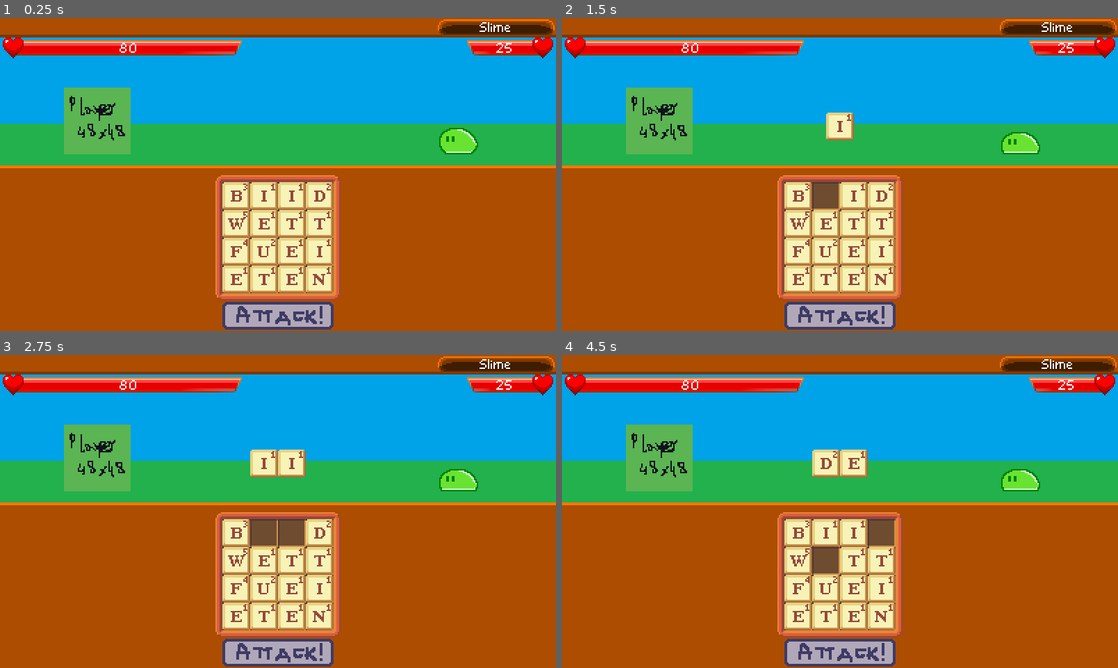
Above: before the commit, frames 1-4 (two rows, left to right).
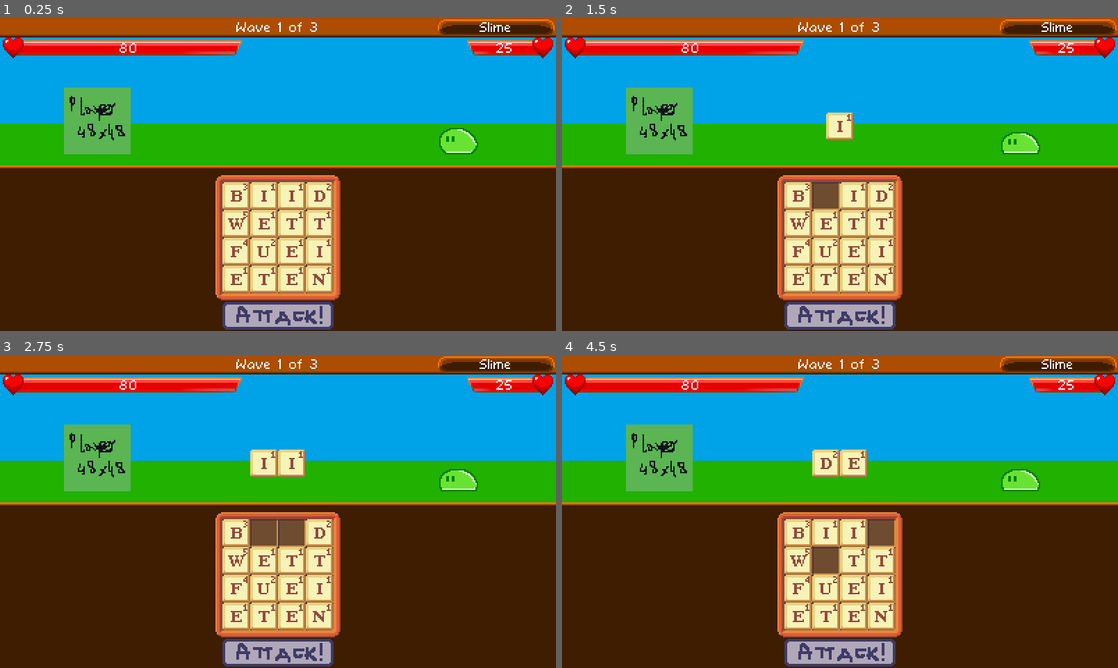
Above: after the commit, the same moments.

Repository: jakubg1/q-stab
Game: Godot game, scene res://scenes/main.tscn
Two runs of this game, one before a commit and one after it. Both use one fixed random seed, a clock stepped at 60 frames per second and the inputs below.
Inputs (mouse positions are in pixels of both pictures, inside the frame that each line leads up to):
- Up to frame 1 (0.25 s): no input
- Up to frame 2 (1.5 s): tap Enter (battle_attack) at 0.5 s; move the mouse to (795, 196) at 0.52 s; hold Enter (battle_attack) 0.53-1.28 s; click (795, 196) at 0.67 s; tap Space at 1.25 s; move the mouse to (828, 196) at 1.27 s; tap Backspace at 1.35 s; click (828, 196) at 1.42 s
- Up to frame 3 (2.75 s): move the mouse to (289, 533) at 2.02 s; hold Shift from 2.03 s (still down); click (289, 533) at 2.17 s
- Up to frame 4 (4.5 s): tap Enter (battle_attack) at 2.75 s; move the mouse to (878, 533) at 2.77 s; release Shift at 2.78 s; tap Delete at 2.85 s; click (878, 533) at 2.92 s; move the mouse to (795, 561) at 3.52 s; hold Enter (battle_attack) 3.53-4.28 s; click (795, 561) at 3.67 s; tap Space at 4.25 s; move the mouse to (828, 561) at 4.27 s; tap Backspace at 4.35 s; click (828, 561) at 4.42 s

The runs differ from the first frame. In frame 1, 54% of the frame differs, in the area x 0-100%, y 1-100%; in frame 2, 54%; in frame 3, 53%; in frame 4, 53%.

Commit message:
Turn indicators, enemy list
- The amount and type of enemies per level is now dictated by a list.
  - Currently, three slimes are on the level.
  - The wave number is displayed at the top of the screen.
- Moved enemy respawn logic properly to the wave advance routine.
- Slightly changed the logic around ending the turn.
- Added fundamentals for chained tiles.
  - A sprite and a tile effect type have been added, but this doesn't function yet.
- Added turn messages: "Your Turn!" and "Enemy Turn!" with fadeout animations.
- Changed the background colors slightly.

Diff:
--- a/scenes/battle.tscn
+++ b/scenes/battle.tscn
@@ -12,15 +12,22 @@
 [ext_resource type="AudioStream" uid="uid://cmtgi7o217x4t" path="res://sounds/word_invalid.wav" id="11_at2n2"]
 [ext_resource type="PackedScene" uid="uid://clftrtubxugy3" path="res://scenes/health_bar.tscn" id="12_saiin"]
 [ext_resource type="PackedScene" uid="uid://cli50myv4y6h7" path="res://scenes/status_effect_container.tscn" id="14_dd63g"]
+[ext_resource type="FontFile" uid="uid://ckttjiby7l5pr" path="res://fonts/comicoro.ttf" id="15_dd63g"]
 [ext_resource type="PackedScene" uid="uid://cspfsb1wynr38" path="res://scenes/enemy_name.tscn" id="15_fqtyt"]
 [ext_resource type="Texture2D" uid="uid://caoymieaxil56" path="res://images/victory.png" id="16_8a2ah"]
+[ext_resource type="Texture2D" uid="uid://cavphm4ahuex8" path="res://images/msg_turn_player.png" id="16_jt4d8"]
 [ext_resource type="Texture2D" uid="uid://jhvajkubjk5b" path="res://images/defeat.png" id="17_ikjs2"]
+[ext_resource type="Script" uid="uid://6xjtqhu6mffv" path="res://scripts/turn_sprite.gd" id="17_kl6ie"]
+[ext_resource type="Texture2D" uid="uid://ce4uy60dxjauv" path="res://images/msg_turn_enemy.png" id="18_1m01a"]
 [ext_resource type="Texture2D" uid="uid://g3710optnea7" path="res://images/button_attack.png" id="18_1rdfn"]
 [ext_resource type="Texture2D" uid="uid://k2xboj75b0i3" path="res://images/button_attack_pressed.png" id="19_r0ctv"]
 [ext_resource type="Texture2D" uid="uid://bni6bvrabahff" path="res://images/button_attack_hovered.png" id="20_4gblq"]
 [ext_resource type="Texture2D" uid="uid://cmkhuath3rbkv" path="res://images/background.png" id="21_saiin"]
 [ext_resource type="Texture2D" uid="uid://comc3rl6gm8tl" path="res://images/button_attack_disabled.png" id="21_sattt"]
 [ext_resource type="Script" uid="uid://josfo04oq10f" path="res://scripts/attack_button.gd" id="22_jid5g"]
+
+[sub_resource type="LabelSettings" id="LabelSettings_fpf3k"]
+font = ExtResource("15_dd63g")
 
 [node name="Battle" type="Node" unique_id=507625319]
 script = ExtResource("1_dd63g")
@@ -78,7 +85,29 @@
 [node name="EnemyName" parent="." unique_id=1588843362 instance=ExtResource("15_fqtyt")]
 position = Vector2(357, 7)
 
-[node name="VictorySprite" type="Sprite2D" parent="." unique_id=1145563293]
+[node name="StatusText" type="Label" parent="." unique_id=914137525]
+offset_left = 100.0
+offset_top = -1.0
+offset_right = 300.0
+offset_bottom = 14.0
+text = "Status"
+label_settings = SubResource("LabelSettings_fpf3k")
+horizontal_alignment = 1
+vertical_alignment = 1
+
+[node name="PlayerTurnSprite" type="Sprite2D" parent="." unique_id=1145563293]
+visible = false
+texture = ExtResource("16_jt4d8")
+centered = false
+script = ExtResource("17_kl6ie")
+
+[node name="EnemyTurnSprite" type="Sprite2D" parent="." unique_id=990845558]
+visible = false
+texture = ExtResource("18_1m01a")
+centered = false
+script = ExtResource("17_kl6ie")
+
+[node name="VictorySprite" type="Sprite2D" parent="." unique_id=325530607]
 visible = false
 position = Vector2(200, 110)
 texture = ExtResource("16_8a2ah")
--- a/scripts/battle.gd
+++ b/scripts/battle.gd
@@ -7,14 +7,24 @@
 @onready var enemyHealthBar: Node2D = $EnemyHealthBar
 @onready var enemyStatusEffectContainer: UIStatusEffectContainer = $EnemyStatusEffectContainer
 @onready var enemyName: Node2D = $EnemyName
+@onready var enemyRespawnTimer: Timer = $EnemyRespawnTimer
+@onready var statusText: Label = $StatusText
 @onready var letterManager: Node = $LetterManager
+@onready var playerTurnSprite: UITurnSprite = $PlayerTurnSprite
+@onready var enemyTurnSprite: UITurnSprite = $EnemyTurnSprite
 @onready var victorySprite: Sprite2D = $VictorySprite
 @onready var defeatSprite: Sprite2D = $DefeatSprite
-@onready var enemyRespawnTimer: Timer = $EnemyRespawnTimer
+
+var WAVES := [
+	EnemyDatabase.slime,
+	EnemyDatabase.slime,
+	EnemyDatabase.slime
+]
 
 const ENEMY := preload("res://scenes/enemy.tscn")
 var enemy: Enemy = null
 var turn := Enums.Turn.PLAYER
+var wave := 1 ## Wave number, starting from 1 (1st wave).
 var over := false
 
 signal player_move_ended()
@@ -25,7 +35,7 @@
 func spawnEnemy() -> void:
 	enemy = ENEMY.instantiate()
 	enemy.name = "Enemy"
-	enemy.setData(EnemyDatabase.slime)
+	enemy.setData(WAVES[wave - 1])
 	# Connect signals going out of the enemy.
 	enemy.attacked.connect(player._on_enemy_attacked)
 	enemy.died.connect(_on_enemy_died)
@@ -45,31 +55,42 @@
 	enemyStatusEffectContainer.clear()
 	# Add to the tree.
 	enemyAnchor.add_child(enemy)
+	# Update status text.
+	statusText.text = "Wave {0} of {1}".format([wave, len(WAVES)])
 
-## Ends the turn for the specified player.
+## Ends the turn for the current player.
 func endMove() -> void:
-	if over:
-		# Respawn and reset after killing the previous enemy.
-		# TODO: Handle killing an enemy better instead of having to do this.
-		# TODO: Enemy sets
-		over = false
+	# Do not start a new turn if any of the parties is dead.
+	if player.dead or enemy.dead:
+		return
+	# End and switch the turn.
+	match turn:
+		Enums.Turn.PLAYER:
+			player_move_ended.emit()
+			letterManager.setInputAllowed(false)
+			enemyTurnSprite.display()
+			turn = Enums.Turn.ENEMY
+		Enums.Turn.ENEMY:
+			enemy_move_ended.emit()
+			endTurn()
+			letterManager.setInputAllowed(true)
+			playerTurnSprite.display()
+			turn = Enums.Turn.PLAYER
+
+## Ends the turn after both the player and enemy have played. This ticks uhhh...
+func endTurn() -> void:
+	turn_ended.emit()
+
+## Advances the wave when the enemy is killed.
+## If this was the last wave, ends the battle with a victory.
+func advanceWave() -> void:
+	if wave < len(WAVES):
+		wave += 1
 		player.regenerateFull()
 		player.removeStatusEffects()
-		victorySprite.hide()
 		enemyRespawnTimer.start()
-	elif turn == Enums.Turn.PLAYER:
-		turn = Enums.Turn.ENEMY
-		player_move_ended.emit()
-		letterManager.setInputAllowed(false)
-	elif turn == Enums.Turn.ENEMY:
-		turn = Enums.Turn.PLAYER
-		enemy_move_ended.emit()
-		endTurn()
-		letterManager.setInputAllowed(true)
-
-## Ends the turn after both the player and enemy have played. This ticks status effects, etc.
-func endTurn() -> void:
-	turn_ended.emit()
+	else:
+		end(true)
 
 ## Ends the battle and shows a victory or defeat screen. Player input is revoked.
 func end(won: bool) -> void:
@@ -103,7 +124,7 @@
 
 ## Called when the enemy dies.
 func _on_enemy_died() -> void:
-	end(true)
+	advanceWave()
 
 ## Called when the player gains a status effect.
 func _on_player_status_effect_added(effect: Enums.StatusEffectType, duration: int) -> void:
--- a/scripts/enums.gd
+++ b/scripts/enums.gd
@@ -18,6 +18,12 @@
 	PURPLE
 }
 
+## Effect type used for tile powerdowns.
+enum TileEffectType {
+	NONE,
+	CHAINED
+}
+
 ## Whose turn it currently is.
 enum Turn {
 	PLAYER,
--- /dev/null
+++ b/scripts/turn_sprite.gd
@@ -0,0 +1,23 @@
+extends Sprite2D
+class_name UITurnSprite
+
+var t := 0.0 ## Counts up from 0 when displayed.
+
+## Displays the message.
+func display() -> void:
+	visible = true
+	modulate.a = 1
+	t = 0
+
+## Called when the node enters the scene tree for the first time.
+func _ready() -> void:
+	pass # Replace with function body.
+
+## Called every frame. 'delta' is the elapsed time since the previous frame.
+func _process(delta: float) -> void:
+	if modulate.a > 0:
+		t += delta
+		if t > 1:
+			modulate.a -= delta * 2
+			if modulate.a <= 0:
+				modulate.a = 0
Binary file changed: images/background.png
Binary file changed: images/letters.png
Binary file added: images/msg_turn_enemy.png
Not shown, added: images/msg_turn_enemy.png.import
Binary file added: images/msg_turn_player.png
Not shown, added: images/msg_turn_player.png.import
Not shown, added: scripts/turn_sprite.gd.uid
